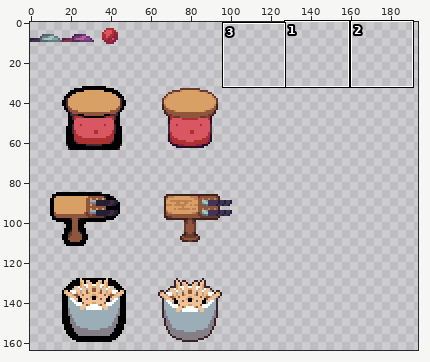
File history of a pixel-art file, src/- Resource Dump/Aseprite/towers.ase. Above: a wide view before the commit, with the close-up outlined.
Close-up. First the earlier version:
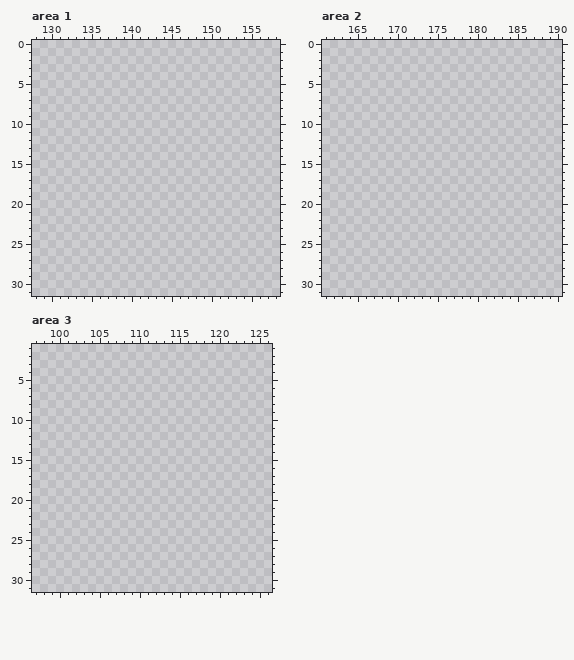
320x320 pixels, 1 frame. Colours within 5 levels of each other are drawn and written as one. Shown: area 1: x 128..158, y 0..31; area 2: x 161..190, y 0..31; area 3: x 97..126, y 1..31. The wide view leaves out empty margins.
Palette (. is transparent): 
The same view after the edit:
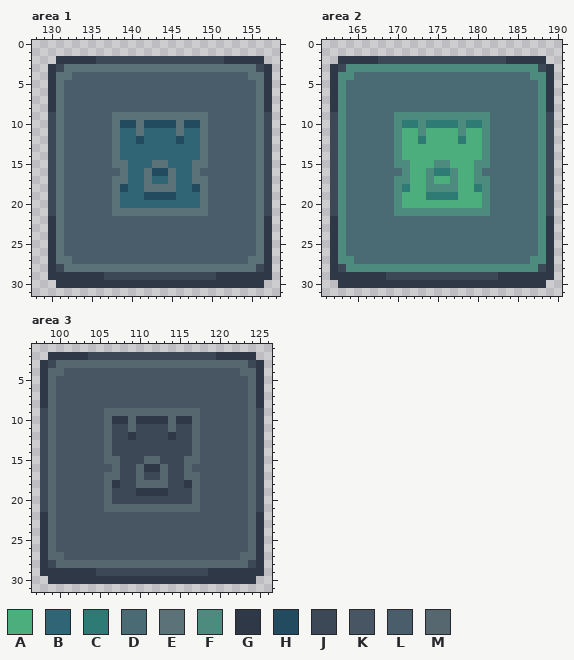
Colours new in this view: A #4cae7d  B #2f6574  C #2e7a75  D #4b6b74  E #5c7279  F #4d8b7e  G #2f3847  H #234b5f  J #3c4856  K #475662  L #4a5d6a  M #566770
Edits made:
Area 1:
y 2: x 131..156 .......................... -> GGGGGJJJJJJJJJJJJJJJJGGGGG
y 3: x 130..157 ............................ -> GJEEEEEEEEEEEEEEEEEEEEEEEEJG
y 4: x 130..157 ............................ -> GEELLLLLLLLLLLLLLLLLLLLLLEEG
y 5..8: x 130..157 ............................ -> GELLLLLLLLLLLLLLLLLLLLLLLLEG
y 9: x 130..157 ............................ -> JELLLLLLEEEEEEEEEEEELLLLLLEJ
y 10: x 130..157 ............................ -> JELLLLLLEHHEHHHHEHHELLLLLLEJ
y 11: x 130..157 ............................ -> JELLLLLLEBBEBBBBEBBELLLLLLEJ
y 12: x 130..157 ............................ -> JELLLLLLEBBHBBBBHBBELLLLLLEJ
y 13..14: x 130..157 ............................ -> JELLLLLLEBBBBBBBBBBELLLLLLEJ
y 15: x 130..157 ............................ -> JELLLLLLEEBBBEEBBBEELLLLLLEJ
y 16: x 130..157 ............................ -> JELLLLLLLEBBEHHEBBELLLLLLLEJ
y 17: x 130..157 ............................ -> JELLLLLLEEBBEBBEBBEELLLLLLEJ
y 18: x 130..157 ............................ -> JELLLLLLEHBBEEEEBBHELLLLLLEJ
y 19: x 130..157 ............................ -> JELLLLLLEBBBHHHHBBBELLLLLLEJ
y 20: x 130..157 ............................ -> JELLLLLLEBBBBBBBBBBELLLLLLEJ
y 21: x 130..157 ............................ -> JELLLLLLEEEEEEEEEEEELLLLLLEJ
y 22..26: x 130..157 ............................ -> GELLLLLLLLLLLLLLLLLLLLLLLLEG
y 27: x 130..157 ............................ -> GEELLLLLLLLLLLLLLLLLLLLLLEEG
y 28: x 130..157 ............................ -> GJEEEEEEEEEEEEEEEEEEEEEEEEJG
y 29: x 130..157 ............................ -> GGGGGGGJJJJJJJJJJJJJJGGGGGGG
y 30: x 131..156 .......................... -> GGGGGGGGGGGGGGGGGGGGGGGGGG
Area 2:
y 2: x 163..188 .......................... -> GGGGGJJJJJJJJJJJJJJJJGGGGG
y 3: x 162..189 ............................ -> GJFFFFFFFFFFFFFFFFFFFFFFFFJG
y 4: x 162..189 ............................ -> GFFDDDDDDDDDDDDDDDDDDDDDDFFG
y 5..8: x 162..189 ............................ -> GFDDDDDDDDDDDDDDDDDDDDDDDDFG
y 9: x 162..189 ............................ -> JFDDDDDDFFFFFFFFFFFFDDDDDDFJ
y 10: x 162..189 ............................ -> JFDDDDDDFCCFCCCCFCCFDDDDDDFJ
y 11: x 162..189 ............................ -> JFDDDDDDFAAFAAAAFAAFDDDDDDFJ
y 12: x 162..189 ............................ -> JFDDDDDDFAACAAAACAAFDDDDDDFJ
y 13..14: x 162..189 ............................ -> JFDDDDDDFAAAAAAAAAAFDDDDDDFJ
y 15: x 162..189 ............................ -> JFDDDDDDFFAAAFFAAAFFDDDDDDFJ
y 16: x 162..189 ............................ -> JFDDDDDDDFAAFCCFAAFDDDDDDDFJ
y 17: x 162..189 ............................ -> JFDDDDDDFFAAFAAFAAFFDDDDDDFJ
y 18: x 162..189 ............................ -> JFDDDDDDFCAAFFFFAACFDDDDDDFJ
y 19: x 162..189 ............................ -> JFDDDDDDFAAACCCCAAAFDDDDDDFJ
y 20: x 162..189 ............................ -> JFDDDDDDFAAAAAAAAAAFDDDDDDFJ
y 21: x 162..189 ............................ -> JFDDDDDDFFFFFFFFFFFFDDDDDDFJ
y 22..26: x 162..189 ............................ -> GFDDDDDDDDDDDDDDDDDDDDDDDDFG
y 27: x 162..189 ............................ -> GFFDDDDDDDDDDDDDDDDDDDDDDFFG
y 28: x 162..189 ............................ -> GJFFFFFFFFFFFFFFFFFFFFFFFFJG
y 29: x 162..189 ............................ -> GGGGGGGJJJJJJJJJJJJJJGGGGGGG
y 30: x 163..188 .......................... -> GGGGGGGGGGGGGGGGGGGGGGGGGG
Area 3:
y 2: x 99..124 .......................... -> GGGGGJJJJJJJJJJJJJJJJGGGGG
y 3: x 98..125 ............................ -> GJMMMMMMMMMMMMMMMMMMMMMMMMJG
y 4: x 98..125 ............................ -> GMMKKKKKKKKKKKKKKKKKKKKKKMMG
y 5..8: x 98..125 ............................ -> GMKKKKKKKKKKKKKKKKKKKKKKKKMG
y 9: x 98..125 ............................ -> JMKKKKKKMMMMMMMMMMMMKKKKKKMJ
y 10: x 98..125 ............................ -> JMKKKKKKMGGMGGGGMGGMKKKKKKMJ
y 11: x 98..125 ............................ -> JMKKKKKKMJJMJJJJMJJMKKKKKKMJ
y 12: x 98..125 ............................ -> JMKKKKKKMJJGJJJJGJJMKKKKKKMJ
y 13..14: x 98..125 ............................ -> JMKKKKKKMJJJJJJJJJJMKKKKKKMJ
y 15: x 98..125 ............................ -> JMKKKKKKMMJJJMMJJJMMKKKKKKMJ
y 16: x 98..125 ............................ -> JMKKKKKKKMJJMGGMJJMKKKKKKKMJ
y 17: x 98..125 ............................ -> JMKKKKKKMMJJMJJMJJMMKKKKKKMJ
y 18: x 98..125 ............................ -> JMKKKKKKMGJJMMMMJJGMKKKKKKMJ
y 19: x 98..125 ............................ -> JMKKKKKKMJJJGGGGJJJMKKKKKKMJ
y 20: x 98..125 ............................ -> JMKKKKKKMJJJJJJJJJJMKKKKKKMJ
y 21: x 98..125 ............................ -> JMKKKKKKMMMMMMMMMMMMKKKKKKMJ
y 22..26: x 98..125 ............................ -> GMKKKKKKKKKKKKKKKKKKKKKKKKMG
y 27: x 98..125 ............................ -> GMMKKKKKKKKKKKKKKKKKKKKKKMMG
y 28: x 98..125 ............................ -> GJMMMMMMMMMMMMMMMMMMMMMMMMJG
y 29: x 98..125 ............................ -> GGGGGGGJJJJJJJJJJJJJJGGGGGGG
y 30: x 99..124 .......................... -> GGGGGGGGGGGGGGGGGGGGGGGGGG
Boxes around the changes in both close-ups, in picture pixels (x1, y1, x2, y2):
added: (48, 56, 272, 288)
added: (330, 56, 554, 288)
added: (40, 352, 264, 584)
